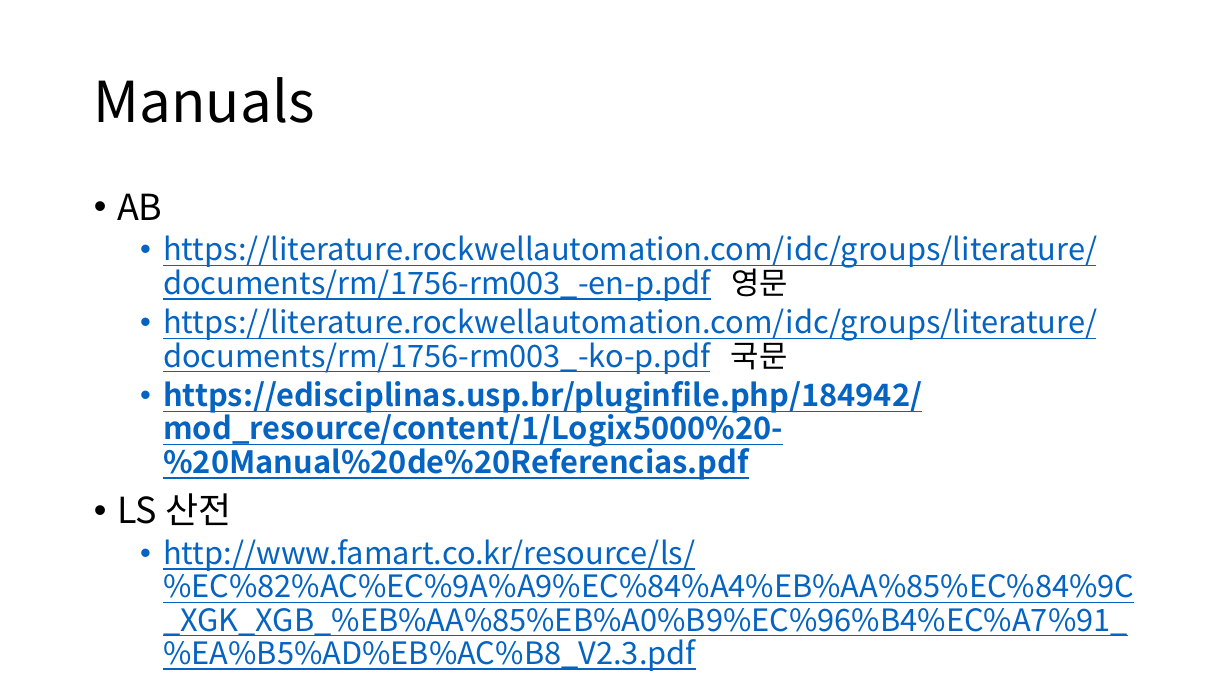
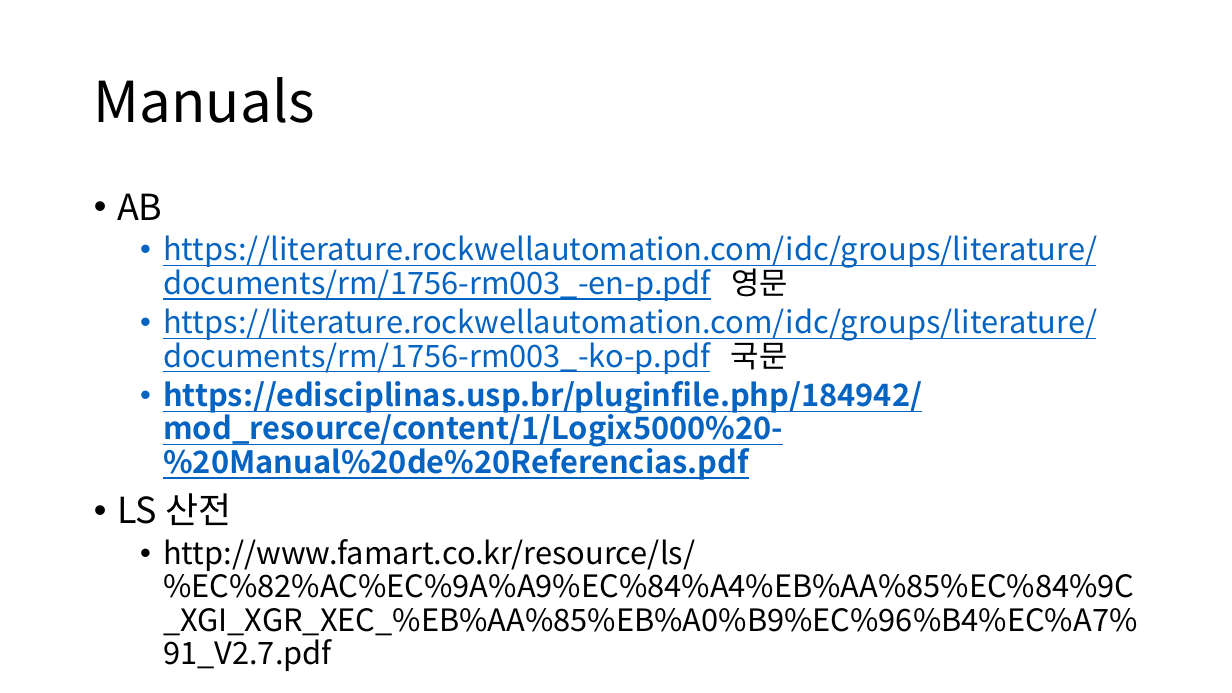
Before and after one commit to DualsoftDev/ds, a slide deck: slide 2 of DsDotNet/src/Engine/Engine.Core/Timer.pptx. Drawn at 1232x693 pixels with LibreOffice and Linux fonts; fonts in the diff are those of the drawing. Boxes give left, top, right and bottom in pixels: in the first picture for what was removed or moved away, otherwise in the second. Text is boxed around its words. In the diff, an @@ line names an element or a change of style, - is before the commit and + after.

```diff
--- a/DsDotNet/src/Engine/Engine.Core/Timer.pptx
+++ b/DsDotNet/src/Engine/Engine.Core/Timer.pptx
@@ text at bbox=[163, 539, 1137, 636]: text changed; text colour #0563C1 to #000000 @@
-  • http://www.famart.co.kr/resource/ls/%EC%82%AC%EC%9A%A9%EC%84%A4%EB%AA%85%EC%84%9C_XGK_XGB_%EB%AA%85%EB%A0%B9%EC%96%B4%EC%A7%91_%EA%B5%AD%EB%AC%B8_V2.3.pdf
+  • http://www.famart.co.kr/resource/ls/%EC%82%AC%EC%9A%A9%EC%84%A4%EB%AA%85%EC%84%9C_XGI_XGR_XEC_%EB%AA%85%EB%A0%B9%EC%96%B4%EC%A7%91_V2.7.pdf
```
Also in this commit, not shown: 5 slides added, 5 other files.
